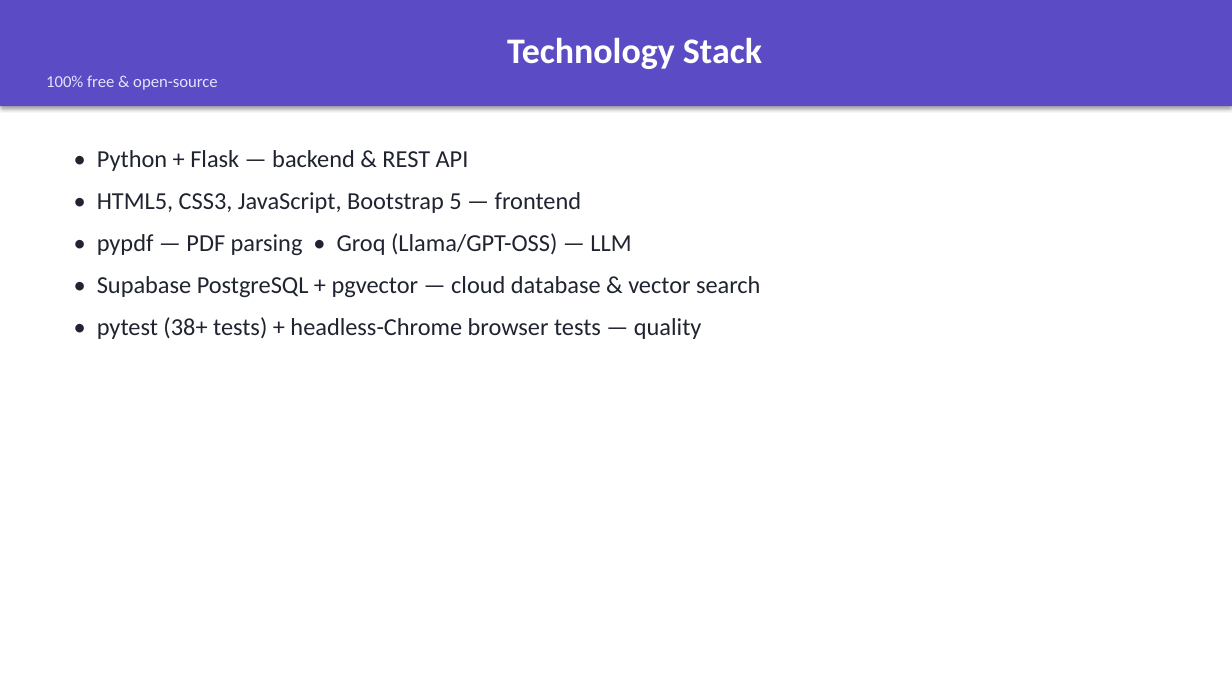
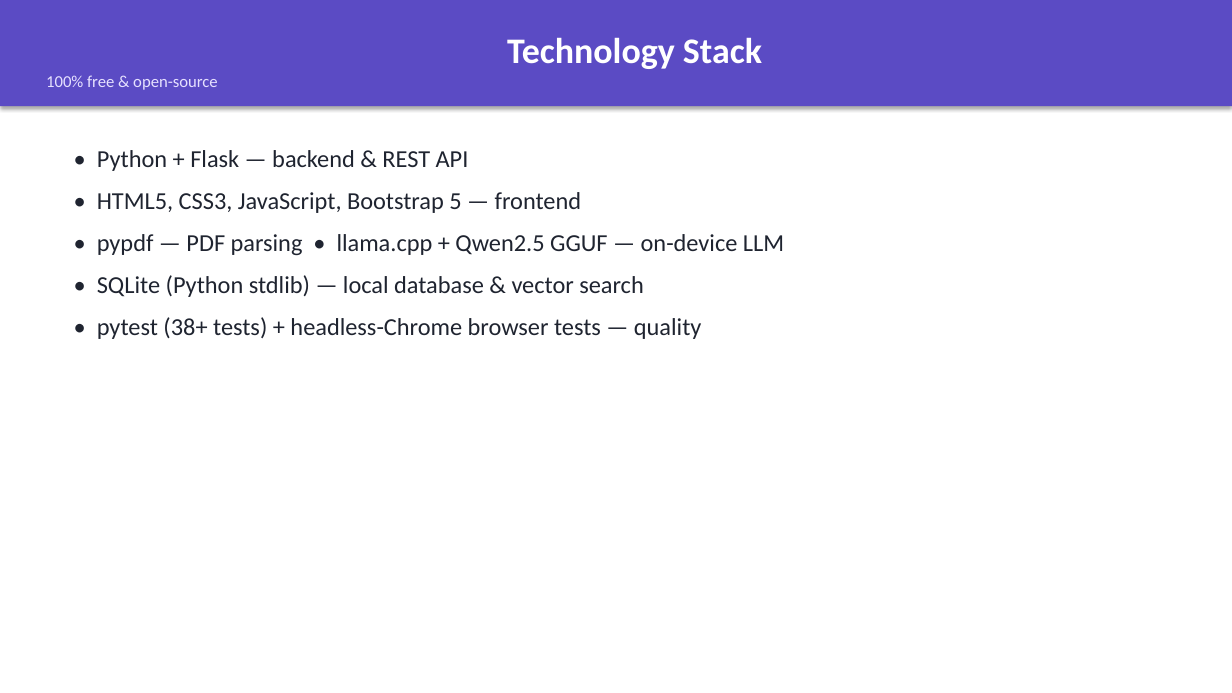
Before and after one commit to Vishal-oly/DocuQuery, a slide deck: slide 7 of docs/DocuQuery_Presentation.pptx. Drawn at 1232x693 pixels with LibreOffice and Linux fonts; fonts in the diff are those of the drawing. Boxes give left, top, right and bottom in pixels: in the first picture for what was removed or moved away, otherwise in the second. Text is boxed around its words. In the diff, an @@ line names an element or a change of style, - is before the commit and + after.

```diff
--- a/docs/DocuQuery_Presentation.pptx
+++ b/docs/DocuQuery_Presentation.pptx
@@ text at <box>97,234,784,297</box>: text changed @@
-• pypdf — PDF parsing • Groq (Llama/GPT-OSS) — LLM
-• Supabase PostgreSQL + pgvector — cloud database & vector search
+• pypdf — PDF parsing • llama.cpp + Qwen2.5 GGUF — on-device LLM
+• SQLite (Python stdlib) — local database & vector search
```
Also in this commit, not shown: 4 other slides changed, 24 other files.
